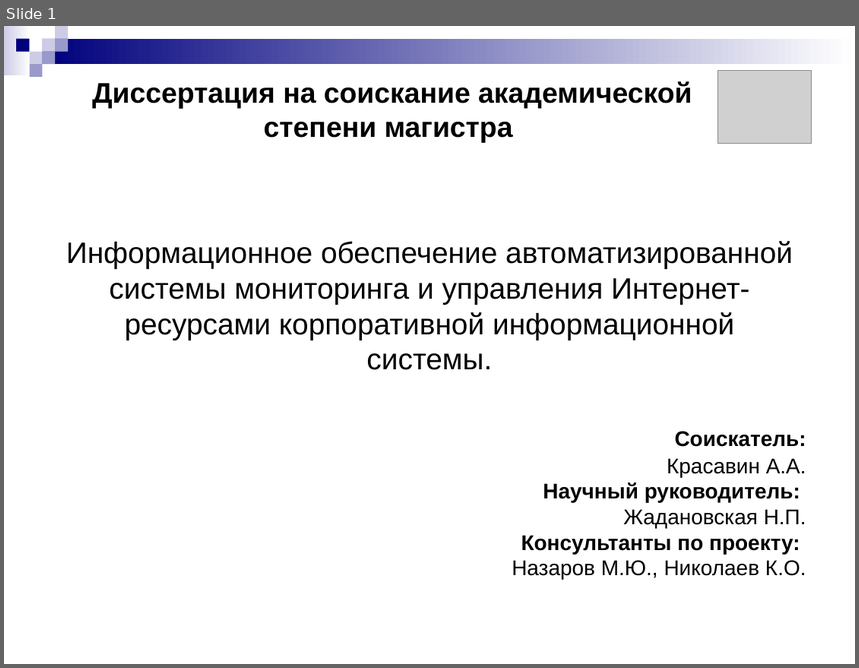
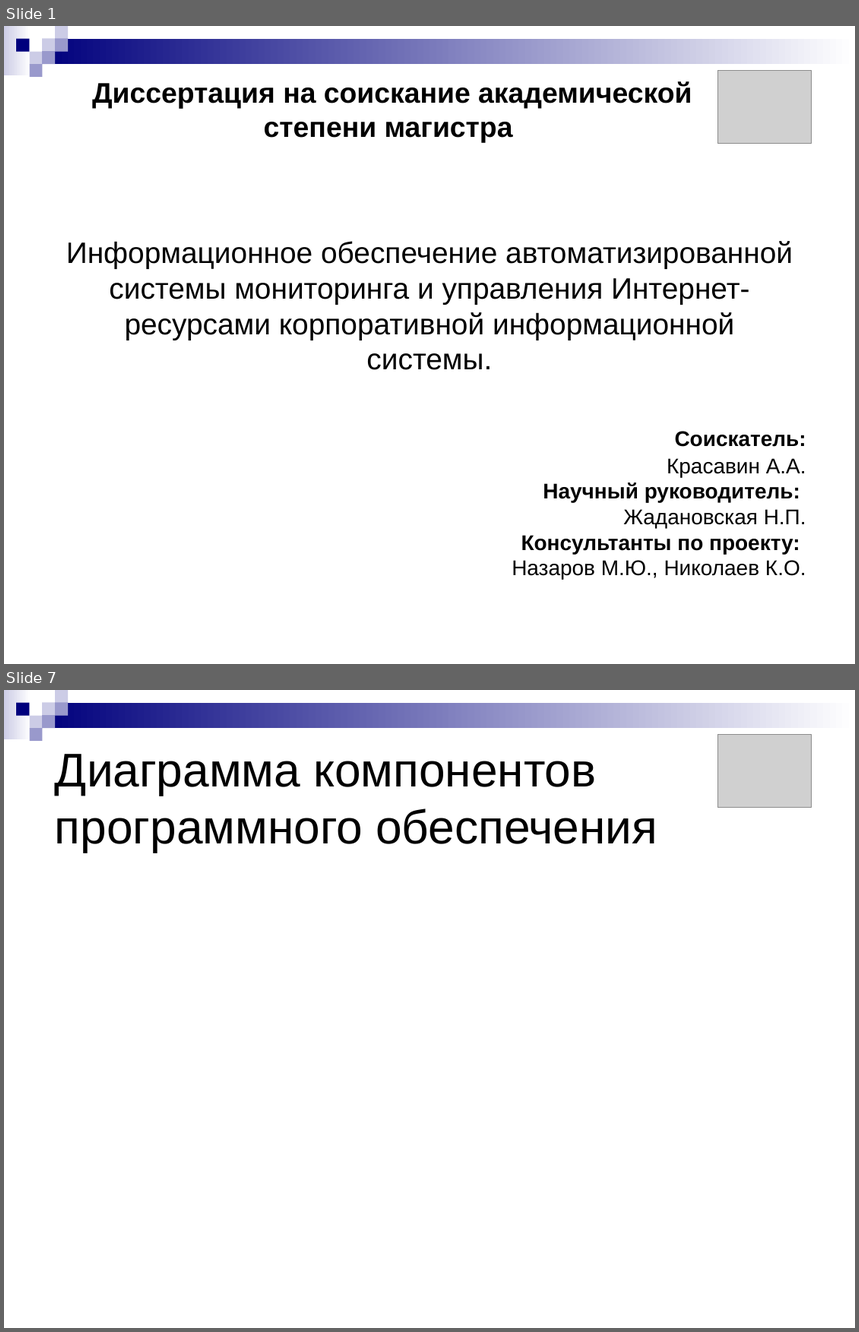
Before and after one commit to aricent123/cadbis, a slide deck: CADBiS_docs/DRypa/presentation.ppt. Shown one above the other, each under a label of ours: slide 1 before the commit, slides 1 and 7 after it; the slides between them are not shown. The pictures are 859x668 and 859x1332 pixels, drawn with LibreOffice and Linux fonts; fonts in the diff are those of the drawing; grey boxes stand for pictures. Boxes give left, top, right and bottom in pixels: in the first picture for what was removed or moved away, otherwise in the second. Text is boxed around its words. In the diff, an @@ line names an element or a change of style, - is before the commit and + after.

```diff
--- a/CADBiS_docs/DRypa/presentation.ppt
+++ b/CADBiS_docs/DRypa/presentation.ppt
@@ slide 7 added at bbox=[4, 690, 855, 1328], background #FFFFFF; not listed: 9 template elements that a slide beside it also shows @@
@@ picture added at bbox=[718, 734, 812, 808] @@
@@ title added at bbox=[55, 754, 658, 852], 40 pt, text #000000 @@
+Диаграмма компонентов программного обеспечения
```
Also in this commit, not shown: 9 other slides added, 1 slide removed.
